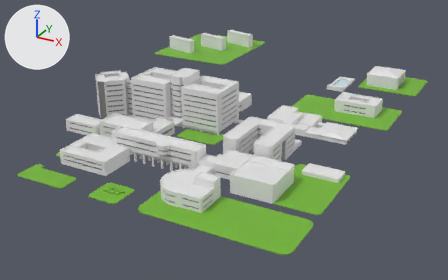
Renders of the glTF model public/models/kyutech_map.glb from each side of a commit.
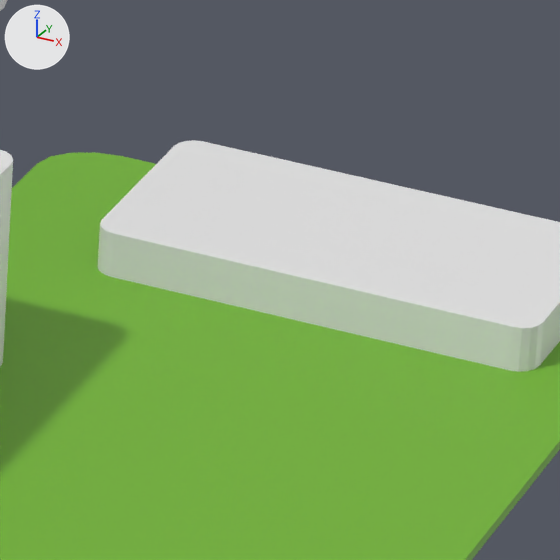
The first picture shows the older version from a 50 mm lens placed at (232.0, -354.0, 177.0), pointed at (8.0, 53.0, -27.0). The close-ups show both versions on the part from 66% to 76% of the width and 54% to 71% of the height of that picture; other places that the commit changed are outside them. Lighting does not change. The marker at upper left points along +X, +Y and +Z. Where no turn or scale is listed for an object, it has been applied to the vertices.

The first close-up shows '500人講義室', 'MILAIS', '平面.012'.
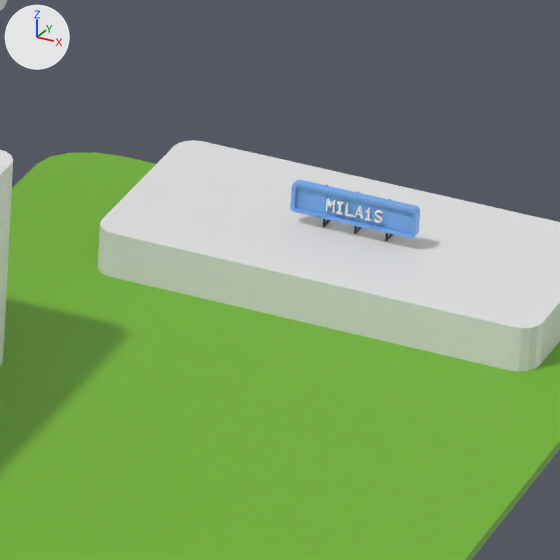
The change, as a diff of the scene's bpy script:
```diff
--- a/public/models/kyutech_map.glb.py
+++ b/public/models/kyutech_map.glb.py
@@ mat_マテリアル_019 @@
+mat_マテリアル_019 = principled_material('マテリアル.019')
+mat_マテリアル_019.base_color = (1.0, 1.0, 1.0)  # white #ffffff
@@ mat_material_010 @@
+mat_material_010 = principled_material('Material.010')
+mat_material_010.base_color = (0.184, 0.413, 0.88)  # blue #77acf1
+mat_material_010.roughness = 0.4
@@ me_テキスト_015 @@
+me_テキスト_015.from_pydata(...)  # 1196 vertices, 2368 faces; spans x 0.04..3.14, y -0.14..0.14, z -0.01..0.7
+me_テキスト_015.materials.append(mat_マテリアル_019)  # white #ffffff
@@ me_cube_013 @@
+me_cube_013.from_pydata(...)  # 120 vertices, 236 faces; spans x -1.49..1.0, y -6.45..1.0, z -1.0..1.0
+me_cube_013.materials.append(mat_material_010)  # blue #77acf1
@@ ob_テキスト_008 @@
+ob_テキスト_008 = bpy.data.objects.new('テキスト.008', me_テキスト_015)
+ob_テキスト_008.location = (117.52, -20.14, 4.44)
@@ ob_cube_006 @@
+ob_cube_006 = bpy.data.objects.new('Cube.006', me_cube_013)
+ob_cube_006.location = (116.52, -19.95, 4.81)
+ob_cube_006.rotation_euler = (0.0, 0.0, -1.571)  # degrees (0, 0, -90)
+ob_cube_006.scale = (-0.2, -0.937, -0.854)
```

Where the change shows, as pixel boxes (x1, y1, x2, y2) in the close-ups (560 x 560 px):
'Cube.006', added (blue)
    after: (290, 180, 420, 238)
'テキスト.008', added
    after: (326, 198, 383, 223)
